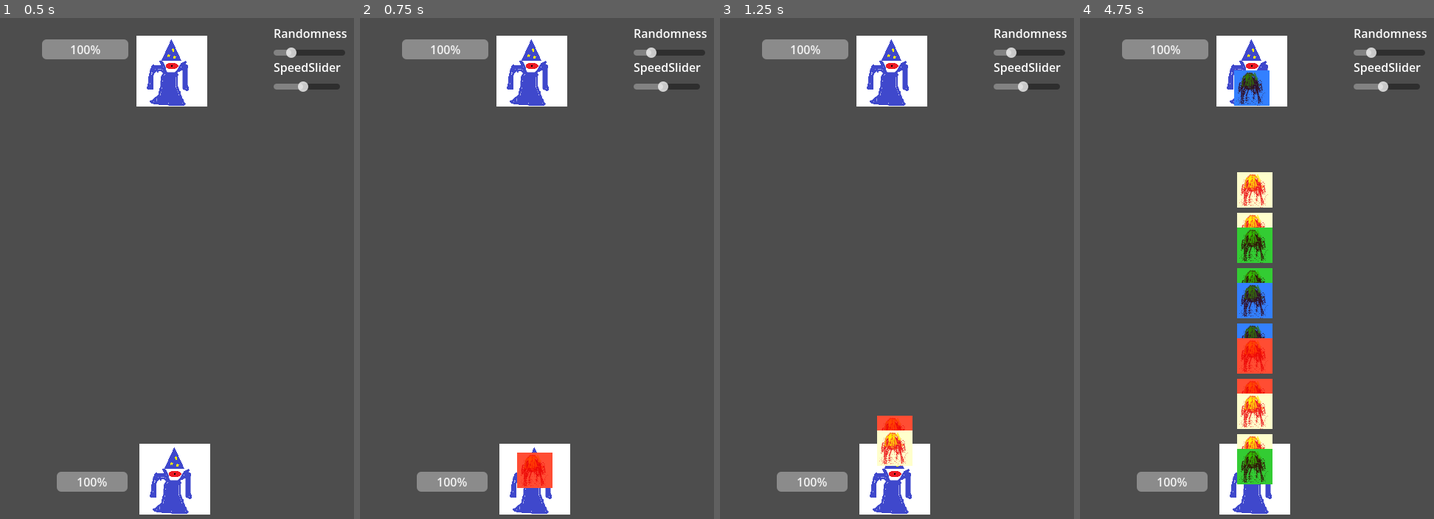
Above: before the commit, frames 1-4 (left to right).
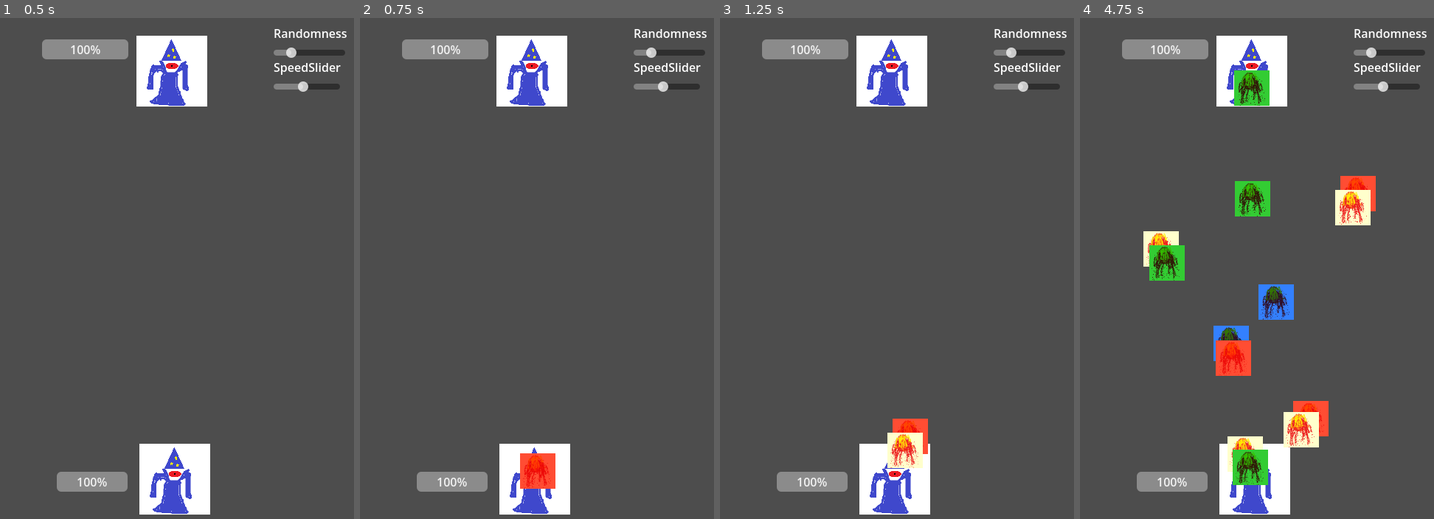
Above: after the commit, the same moments.

Repository: togewolf/computer_games_end_project
Game: Godot game, scene res://Arena.tscn
Same seed, same stepped clock (60 frames per second), same inputs: the game is played once before the commit and once after it.
Inputs (mouse positions are in pixels of both pictures, inside the frame that each line leads up to):
- Up to frame 1 (0.5 s): no input
- Up to frame 2 (0.75 s): tap Enter at 0.5 s; move the mouse to (614, 258) at 0.52 s; tap 2 (cast_fire) at 0.6 s
- Up to frame 3 (1.25 s): tap 4 (cast_light) at 0.8 s
- Up to frame 4 (4.75 s): move the mouse to (1186, 308) at 1.27 s; tap 4 (cast_light) at 1.35, 3.8, 4.35 s; tap 3 (cast_nature) at 1.55, 2.1, 4.55 s; move the mouse to (1292, 168) at 2.02 s; tap 1 (cast_water) at 2.3, 2.85 s; move the mouse to (1239, 388) at 2.77 s; tap 2 (cast_fire) at 3.05, 3.6 s; move the mouse to (1363, 363) at 3.52 s; move the mouse to (1150, 203) at 4.27 s

Frame 1 is identical in both runs. In frame 2, 0.3% of the frame differs, in the area x 44-56%, y 86-94%; in frame 3, 1.3%; in frame 4, 11%, in the area x 17-84%, y 10-94%.

Commit message:
Refactored code, added direction input

Diff:
--- a/Arena.tscn
+++ b/Arena.tscn
@@ -2,6 +2,7 @@
 
 [ext_resource type="Script" uid="uid://d2oabdi6yyoed" path="res://arena.gd" id="1_u45fm"]
 [ext_resource type="PackedScene" uid="uid://dhvs7pp2lkc80" path="res://Wizard.tscn" id="2_vbyki"]
+[ext_resource type="Script" uid="uid://k3xqv7pcbf63" path="res://agent.gd" id="3_vbyki"]
 
 [node name="Arena" type="Node2D" unique_id=2107833212]
 script = ExtResource("1_u45fm")
@@ -13,7 +14,7 @@
 [node name="WizardAgent" parent="." unique_id=1876664981 instance=ExtResource("2_vbyki")]
 position = Vector2(233, 72.00006)
 scale = Vector2(0.2, 0.2)
-is_player = false
+script = ExtResource("3_vbyki")
 
 [node name="AgentHP" type="ProgressBar" parent="." unique_id=985113576]
 offset_left = 57.0
--- /dev/null
+++ b/agent.gd
@@ -0,0 +1,61 @@
+extends Wizard
+
+@onready var agent_timer = Timer.new()
+@onready var speed_slider = $"../SpeedSlider"
+@onready var randomness_slider = $"../RandomnessSlider"
+
+# Called when the node enters the scene tree for the first time.
+func _ready() -> void:
+	# Setup Agent AI Timer
+	add_child(agent_timer)
+	self.is_player = false
+	agent_timer.timeout.connect(_agent_ai_tick)
+	agent_timer.start(speed_slider.value)
+	speed_slider.value_changed.connect(func(val): agent_timer.wait_time = val)
+
+
+# Called every frame. 'delta' is the elapsed time since the previous frame.
+func _process(delta: float) -> void:
+
+	pass
+
+
+func _agent_ai_tick():
+	var element_to_cast = _calculate_agent_move()
+
+	# Apply randomness slider logic
+	if randf() < randomness_slider.value:
+		element_to_cast = randi() % 4 as Globals.Element
+
+	self.cast_spell(element_to_cast, opponent.global_position)
+
+
+func _calculate_agent_move() -> Globals.Element:
+	var all_projectiles = get_tree().get_nodes_in_group("projectiles")
+	var incoming = []
+	var outgoing = []
+
+	for p in all_projectiles:
+		if p.is_player_owned: incoming.append(p)
+		else: outgoing.append(p)
+
+	# Sort by distance to Agent (X axis assumption)
+	incoming.sort_custom(func(a, b): return a.global_position.x > b.global_position.x)
+	outgoing.sort_custom(func(a, b): return a.global_position.x > b.global_position.x)
+
+	# Find the first incoming spell that isn't countered by our outgoing spells
+	for i in range(incoming.size()):
+		var inc_spell = incoming[i]
+
+		# If we have a matching outgoing spell in the same index
+		if i < outgoing.size():
+			var out_spell = outgoing[i]
+			# If our outgoing spell beats or annihilates the incoming, we are safe here
+			if out_spell.element == inc_spell.element or Globals.BEATS[out_spell.element] == inc_spell.element:
+				continue # Handled, look at the next incoming spell
+
+		# We found an un-countered spell! Return the perfect counter.
+		return Globals.get_counter_for(inc_spell.element)
+
+	# Default action if no threats exist: pick randomly or cast a default
+	return randi() % 4 as Globals.Element
--- a/arena.gd
+++ b/arena.gd
@@ -5,68 +5,21 @@
 
 @onready var player_hp_bar = $PlayerHP
 @onready var agent_hp_bar = $AgentHP
-@onready var speed_slider = $SpeedSlider
-@onready var randomness_slider = $RandomnessSlider
-
-@onready var agent_timer = Timer.new()
 
 func _ready():
 	player_hp_bar.max_value = player.max_health
 	player_hp_bar.value = player.max_health
 	player.health_changed.connect(func(hp): player_hp_bar.value = hp)
+	player.opponent = agent;
 
 	agent_hp_bar.max_value = agent.max_health
 	agent_hp_bar.value = agent.max_health
 	agent.health_changed.connect(func(hp): agent_hp_bar.value = hp)
-
-	# Setup Agent AI Timer
-	add_child(agent_timer)
-	agent_timer.timeout.connect(_agent_ai_tick)
-	agent_timer.start(speed_slider.value)
-	speed_slider.value_changed.connect(func(val): agent_timer.wait_time = val)
+	agent.opponent = player;
 
 func _process(_delta):
 	# Placeholder Input Detection (Replace with ML Keyword later)
-	if Input.is_action_just_pressed("cast_water"): player.cast_spell(Globals.Element.WATER)
-	elif Input.is_action_just_pressed("cast_fire"): player.cast_spell(Globals.Element.FIRE)
-	elif Input.is_action_just_pressed("cast_nature"): player.cast_spell(Globals.Element.NATURE)
-	elif Input.is_action_just_pressed("cast_light"): player.cast_spell(Globals.Element.LIGHT)
-
-func _agent_ai_tick():
-	var element_to_cast = _calculate_agent_move()
-
-	# Apply randomness slider logic
-	if randf() < randomness_slider.value:
-		element_to_cast = randi() % 4 as Globals.Element
-
-	agent.cast_spell(element_to_cast)
-
-func _calculate_agent_move() -> Globals.Element:
-	var all_projectiles = get_tree().get_nodes_in_group("projectiles")
-	var incoming = []
-	var outgoing = []
-
-	for p in all_projectiles:
-		if p.is_player_owned: incoming.append(p)
-		else: outgoing.append(p)
-
-	# Sort by distance to Agent (X axis assumption)
-	incoming.sort_custom(func(a, b): return a.global_position.x > b.global_position.x)
-	outgoing.sort_custom(func(a, b): return a.global_position.x > b.global_position.x)
-
-	# Find the first incoming spell that isn't countered by our outgoing spells
-	for i in range(incoming.size()):
-		var inc_spell = incoming[i]
-
-		# If we have a matching outgoing spell in the same index
-		if i < outgoing.size():
-			var out_spell = outgoing[i]
-			# If our outgoing spell beats or annihilates the incoming, we are safe here
-			if out_spell.element == inc_spell.element or Globals.BEATS[out_spell.element] == inc_spell.element:
-				continue # Handled, look at the next incoming spell
-
-		# We found an un-countered spell! Return the perfect counter.
-		return Globals.get_counter_for(inc_spell.element)
-
-	# Default action if no threats exist: pick randomly or cast a default
-	return randi() % 4 as Globals.Element
+	if Input.is_action_just_pressed("cast_water"): player.cast_spell(Globals.Element.WATER, get_global_mouse_position())
+	elif Input.is_action_just_pressed("cast_fire"): player.cast_spell(Globals.Element.FIRE, get_global_mouse_position())
+	elif Input.is_action_just_pressed("cast_nature"): player.cast_spell(Globals.Element.NATURE, get_global_mouse_position())
+	elif Input.is_action_just_pressed("cast_light"): player.cast_spell(Globals.Element.LIGHT, get_global_mouse_position())
--- a/wizard.gd
+++ b/wizard.gd
@@ -5,18 +5,24 @@
 
 @export var is_player: bool = true
 @export var max_health: int = 100
+@export var max_shield : int = 50
+var opponent : Wizard;
+
+
 var current_health: int
+var current_shield: int
 
 var projectile_scene = preload("res://Projectile.tscn")
 
 func _ready():
 	current_health = max_health
+	current_shield = 0
 
-func cast_spell(element: Globals.Element):
+func cast_spell(element: Globals.Element, target_location : Vector2):
 	var proj = projectile_scene.instantiate()
 	proj.element = element
 	proj.is_player_owned = is_player
-	proj.direction = Vector2.UP if is_player else Vector2.DOWN
+	proj.direction = (target_location - self.global_position).normalized()
 	proj.position = $SpawnPoint.global_position
 	get_tree().current_scene.add_child(proj)
 
Not shown, added: agent.gd.uid
